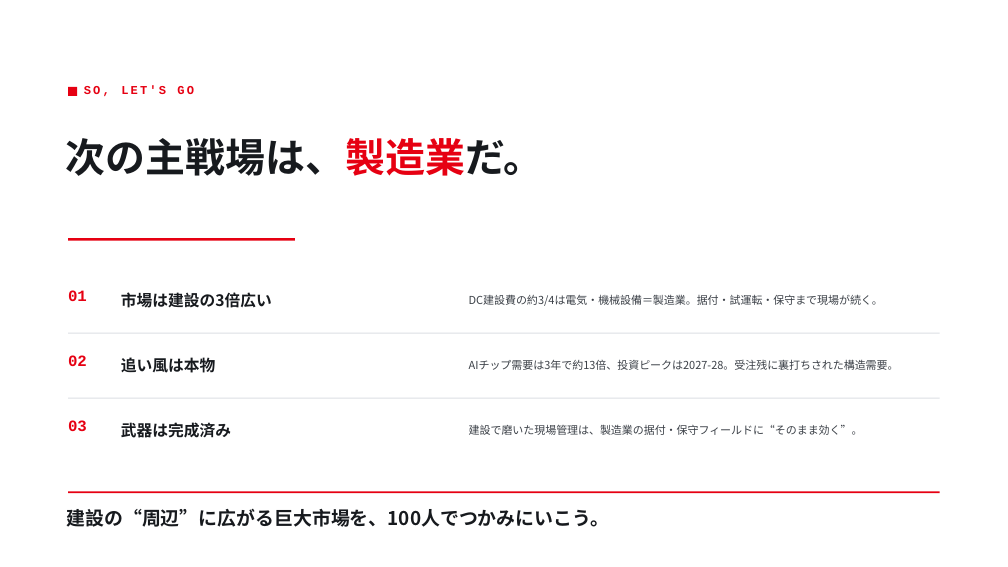
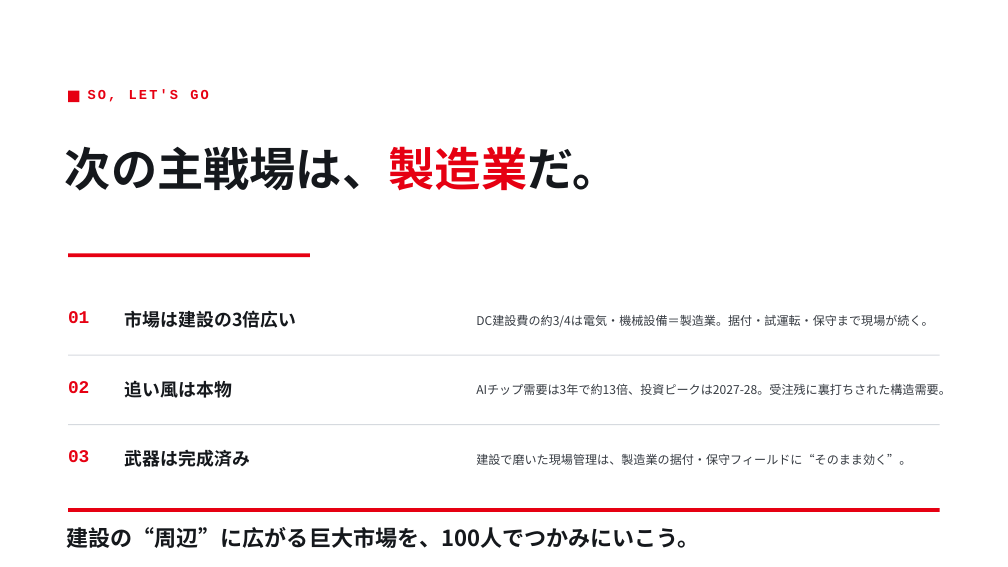
Before and after one commit to kogit834/AI-valuechain, a slide deck: slide 7 of output/andpad_soukai_ai_deck.pptx. Drawn at 1008x567 pixels with LibreOffice and Linux fonts; fonts in the diff are those of the drawing. Boxes give left, top, right and bottom in pixels: in the first picture for what was removed or moved away, otherwise in the second. Text is boxed around its words. In the diff, an @@ line names an element or a change of style, - is before the commit and + after.

```diff
--- a/output/andpad_soukai_ai_deck.pptx
+++ b/output/andpad_soukai_ai_deck.pptx
@@ text "SO, LET'S GO" at box(88, 90, 208, 102): size 11.5 to 13 pt; line spacing 1.08 to 1.1 @@
@@ rectangle: place and size @@
-rectangle at box(68, 87, 77, 96)
+rectangle at box(68, 91, 79, 102)
@@ text "次の主戦場は、製造業だ。" at box(65, 146, 618, 191): size 38 to 44 pt; text colour #171A1E to #15181C in "次の主戦場は、製造業だ。"; line spacing 1.08 to 1.1 @@
@@ rectangle: place and size @@
-rectangle at box(68, 238, 295, 240)
+rectangle at box(68, 253, 310, 257)
@@ text "01": place and size @@
-text "01" at box(68, 290, 87, 301)
+text "01" at box(68, 311, 89, 323)
@@ text "市場は建設の3倍広い": place and size @@
-text "市場は建設の3倍広い" at box(121, 292, 272, 308)
+text "市場は建設の3倍広い" at box(125, 310, 297, 328)
@@ text "DC建設費の約3/4は電気・機械設備＝製造業。据付・試運転・保守まで現場が続く。": place and size @@
-text "DC建設費の約3/4は電気・機械設備＝製造業。据付・試運転・保守まで現場が続く。" at box(469, 294, 883, 306)
+text "DC建設費の約3/4は電気・機械設備＝製造業。据付・試運転・保守まで現場が続く。" at box(476, 315, 933, 327)
@@ rectangle: place and size @@
-rectangle at box(68, 333, 940, 333)
+rectangle at box(68, 355, 940, 355)
@@ rectangle at box(68, 355, 940, 355): fill #DCDFE4 to #D6DADF @@
@@ text "02": place and size @@
-text "02" at box(68, 355, 87, 366)
+text "02" at box(68, 381, 89, 393)
@@ text "追い風は本物": place and size @@
-text "追い風は本物" at box(121, 357, 215, 373)
+text "追い風は本物" at box(125, 380, 232, 398)
@@ text "AIチップ需要は3年で約13倍、投資ピークは2027-28。受注残に裏打ちされた構造需要。": place and size @@
-text "AIチップ需要は3年で約13倍、投資ピークは2027-28。受注残に裏打ちされた構造需要。" at box(469, 360, 899, 370)
+text "AIチップ需要は3年で約13倍、投資ピークは2027-28。受注残に裏打ちされた構造需要。" at box(476, 384, 951, 395)
@@ size 15 to 17 pt; line spacing 1.08 to 1.1 in 3 elements at box(68, 311, 89, 323), box(68, 381, 89, 393), box(68, 450, 89, 462) @@
@@ rectangle: place and size @@
-rectangle at box(68, 398, 940, 399)
+rectangle at box(68, 424, 940, 425)
@@ text "03": place and size @@
-text "03" at box(68, 420, 87, 431)
+text "03" at box(68, 450, 89, 462)
@@ rectangle at box(68, 424, 940, 425): fill #DCDFE4 to #D6DADF @@
@@ size 15 to 17 pt, text colour #171A1E to #15181C; line spacing 1.08 to 1.1 in 3 elements at box(125, 310, 297, 328), box(125, 380, 232, 398), box(125, 450, 250, 467) @@
@@ text "武器は完成済み": place and size @@
-text "武器は完成済み" at box(121, 422, 231, 438)
+text "武器は完成済み" at box(125, 450, 250, 467)
@@ size 10.5 to 11.5 pt, text colour #3C4148 to #373C43; line spacing 1.14 to 1.16 in 3 elements at box(476, 315, 933, 327), box(476, 384, 951, 395), box(476, 454, 911, 465) @@
@@ text "建設で磨いた現場管理は、製造業の据付・保守フィールドに“そのまま効く”。": place and size @@
-text "建設で磨いた現場管理は、製造業の据付・保守フィールドに“そのまま効く”。" at box(469, 425, 863, 435)
+text "建設で磨いた現場管理は、製造業の据付・保守フィールドに“そのまま効く”。" at box(476, 454, 911, 465)
@@ rectangle: place and size @@
-rectangle at box(68, 492, 940, 493)
+rectangle at box(68, 508, 940, 512)
@@ text "建設の“周辺”に広がる巨大市場を、100人でつかみにいこう。": place and size @@
-text "建設の“周辺”に広がる巨大市場を、100人でつかみにいこう。" at box(66, 509, 609, 527)
+text "建設の“周辺”に広がる巨大市場を、100人でつかみにいこう。" at box(66, 527, 699, 548)
@@ text "建設の“周辺”に広がる巨大市場を、100人でつかみにいこう。" at box(66, 527, 699, 548): size 18 to 21 pt, text colour #171A1E to #15181C; line spacing 1.08 to 1.1 @@
```
Also in this commit, not shown: 6 other slides changed, 3 other files.
